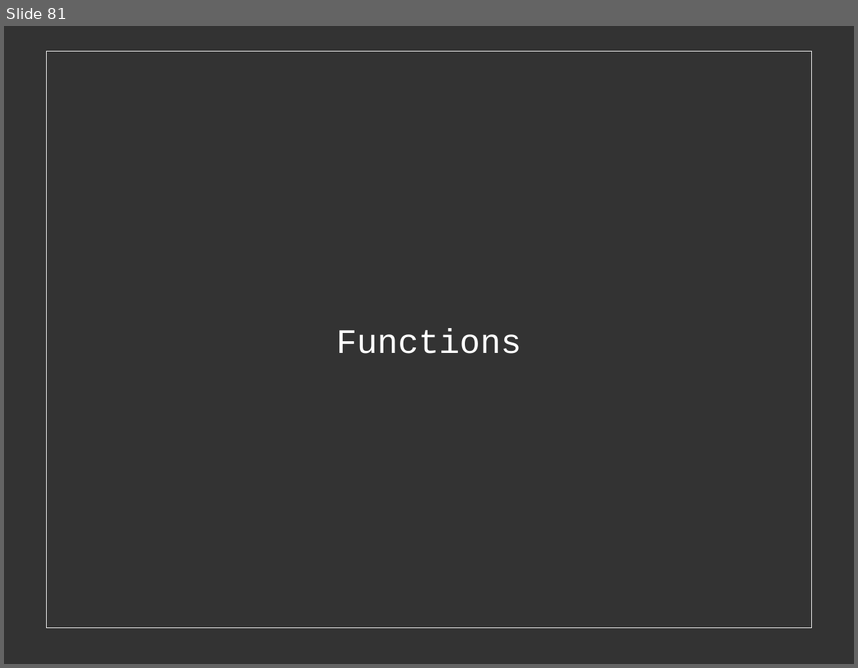
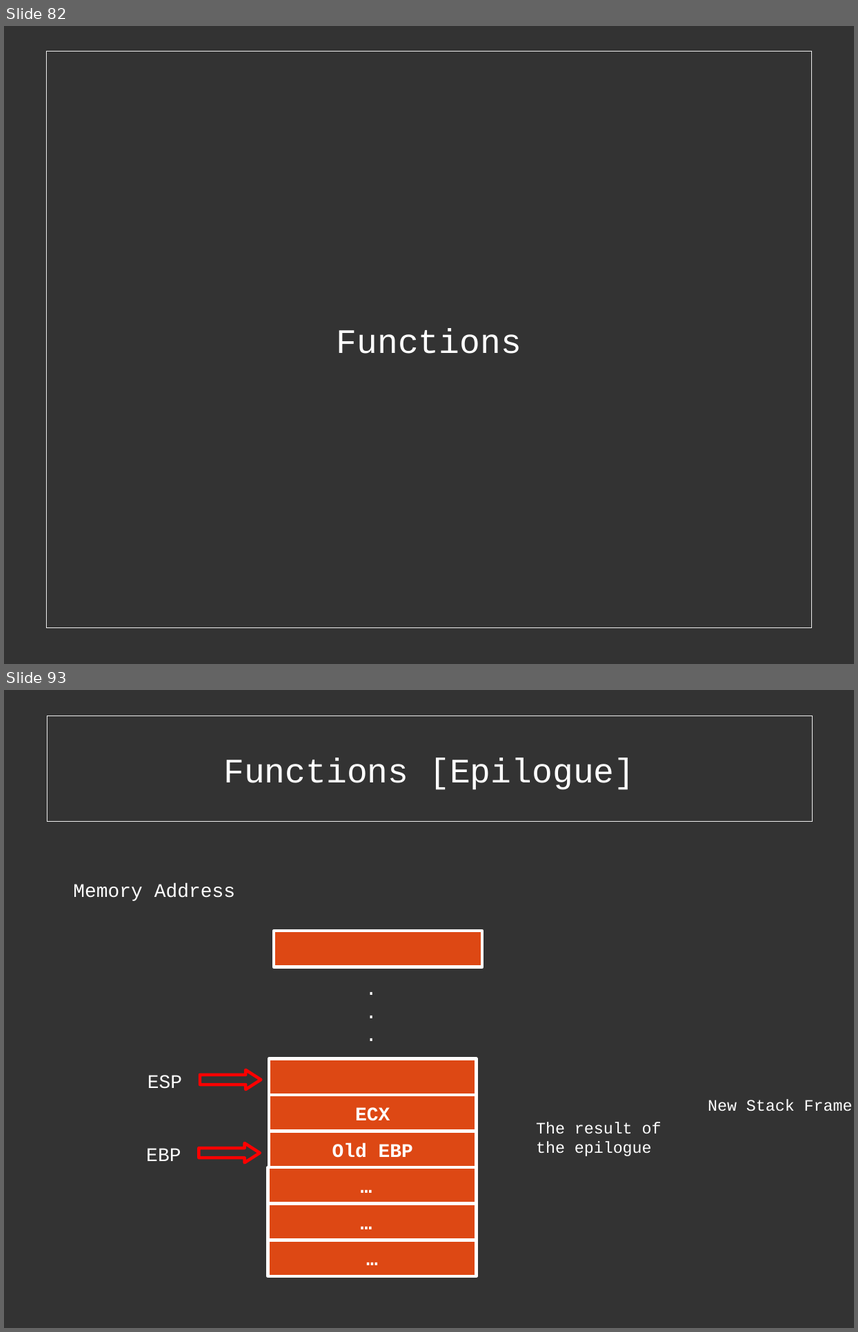
Before and after one commit to cExplr/Reversing_Basics, a slide deck: reversingBasics.odp. Shown one above the other, each under a label of ours: slide 81 before the commit, slides 82 and 93 after it; the slides between them are not shown. The pictures are 858x668 and 858x1332 pixels, drawn with LibreOffice and Linux fonts; fonts in the diff are those of the drawing. Boxes give left, top, right and bottom in pixels: in the first picture for what was removed or moved away, otherwise in the second. Text is boxed around its words. In the diff, an @@ line names an element or a change of style, - is before the commit and + after.

Commit message:
Updated slides to include epilogue

```diff
--- a/reversingBasics.odp
+++ b/reversingBasics.odp
@@ slide 93 added at (x1=4, y1=690, x2=854, y2=1328), background #333333 @@
@@ rectangle added at (x1=47, y1=716, x2=813, y2=822), fill #333333 at 40% opacity, outline #EEEEEE 0 pt, 32 pt, text #FFFFFF @@
+Functions [Epilogue]
@@ text added at (x1=73, y1=883, x2=235, y2=901), 18 pt, text #FFFFFF @@
+Memory Address
@@ rectangle added at (x1=274, y1=931, x2=482, y2=967), fill #DD4814, outline #FFFFFF 2.89 pt @@
@@ text added at (x1=358, y1=972, x2=391, y2=1056), 18 pt, text #FFFFFF @@
+.
+.
+.
@@ rectangle added at (x1=270, y1=1058, x2=477, y2=1095), fill #DD4814, outline #FFFFFF 2.89 pt @@
@@ text added at (x1=148, y1=1075, x2=182, y2=1089), 18 pt, text #FFFFFF @@
+ESP
@@ right arrow added at (x1=200, y1=1070, x2=261, y2=1090), outline #FF0000 2.89 pt @@
@@ rectangle added at (x1=270, y1=1095, x2=477, y2=1131), fill #DD4814, outline #FFFFFF 2.89 pt, 18 pt, text #FFFFFF, bold @@
+ECX
@@ text added at (x1=708, y1=1099, x2=853, y2=1112), 15 pt, text #FFFFFF @@
+New Stack Frame
@@ text added at (x1=536, y1=1123, x2=662, y2=1156), 15 pt, text #FFFFFF @@
+The result of
+the epilogue
@@ right arrow added at (x1=199, y1=1143, x2=260, y2=1162), outline #FF0000 2.89 pt @@
@@ rectangle added at (x1=270, y1=1131, x2=477, y2=1167), fill #DD4814, outline #FFFFFF 2.89 pt, 18 pt, text #FFFFFF, bold @@
+Old EBP
@@ text added at (x1=146, y1=1148, x2=181, y2=1161), 18 pt, text #FFFFFF @@
+EBP
@@ rectangle added at (x1=268, y1=1167, x2=476, y2=1204), fill #DD4814, outline #FFFFFF 2.89 pt, 18 pt, text #FFFFFF, bold @@
+…
@@ rectangle added at (x1=268, y1=1204, x2=476, y2=1240), fill #DD4814, outline #FFFFFF 2.89 pt, 18 pt, text #FFFFFF, bold @@
+…
@@ rectangle added at (x1=268, y1=1240, x2=476, y2=1276), fill #DD4814, outline #FFFFFF 2.89 pt, 18 pt, text #FFFFFF, bold @@
+…
@@ what was slide 81 is now slide 82 @@
```
Also in this commit, not shown: 9 slides changed, 13 other slides added, 5 other files.
